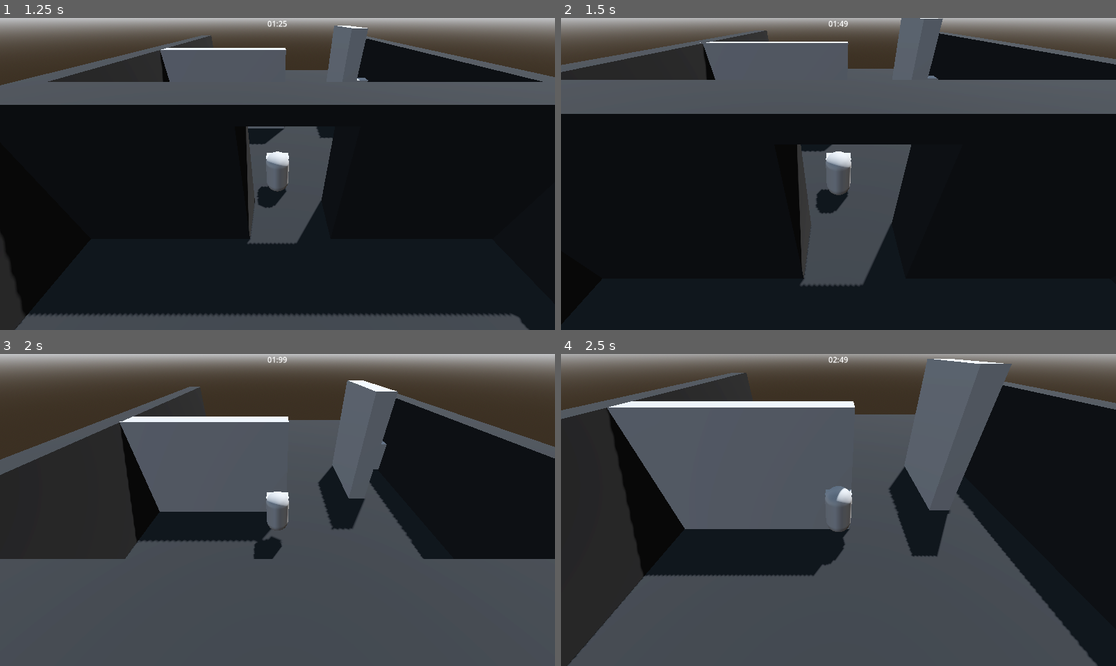
Above: before the commit, frames 1-4 (two rows, left to right).
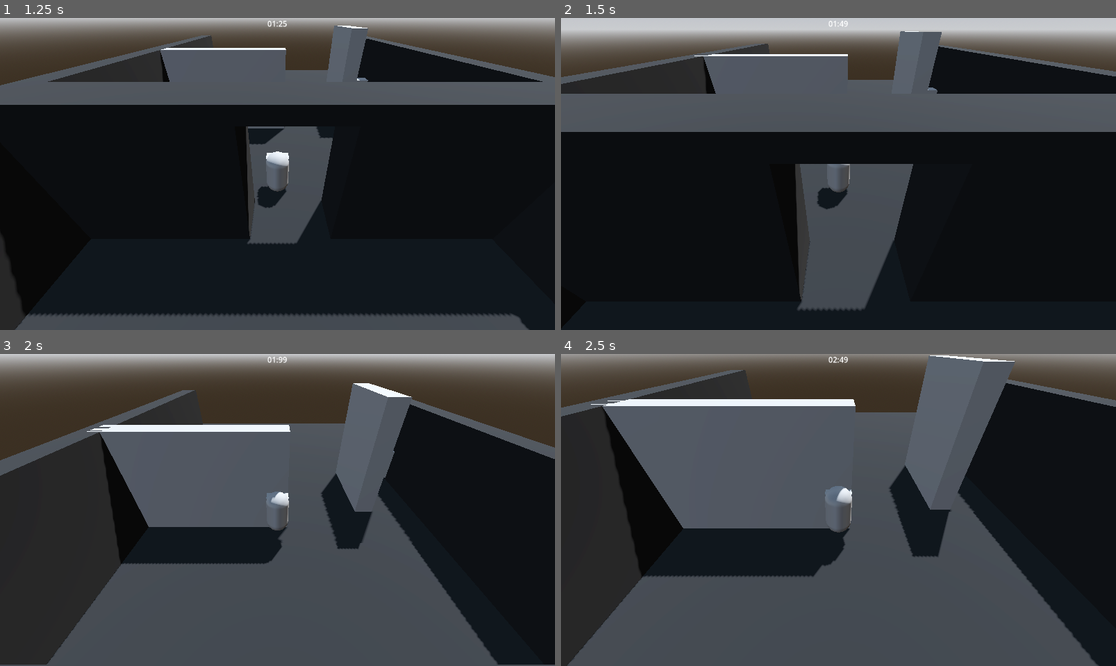
Above: after the commit, the same moments.

Repository: Luis-Blash/speed_attack
Game: Godot game, scene res://levels/level01/main.tscn
The game is run twice, just before and just after one commit, with the same random seed, the same clock (stepped at 60 frames per second) and the same inputs. Before the commit the project starts from res://main.tscn.
Inputs (mouse positions are in pixels of both pictures, inside the frame that each line leads up to):
- Up to frame 1 (1.25 s): move the mouse to (305, 174) at 0.52 s; hold Up (move_up) from 0.53 s (still down); tap Space (jump) at 0.6, 0.77, 1.07 s
- Up to frame 2 (1.5 s): keep holding Up (move_up); move the mouse to (810, 174) at 1.27 s; tap G (attack_1) at 1.35 s
- Up to frame 3 (2 s): keep holding Up (move_up); tap Space (jump) at 1.52, 1.55, 1.82 s
- Up to frame 4 (2.5 s): keep holding Up (move_up); move the mouse to (849, 503) at 2.02 s; tap Shift (dash) at 2.1 s; tap Space (jump) at 2.3 s

Frame 1 is identical in both runs. In frame 2, 24% of the frame differs, in the area x 0-100%, y 0-94%; in frame 3, 19%; in frame 4, 2.8%.

Commit message:
move to files

Diff:
--- /dev/null
+++ b/entities/enemy/enemy.tscn
@@ -0,0 +1,56 @@
+[gd_scene format=3 uid="uid://cebf0q6b144vl"]
+
+[ext_resource type="Script" uid="uid://cn0tdoaet381v" path="res://entities/enemy/enemy.gd" id="1_ksmh7"]
+
+[sub_resource type="CapsuleShape3D" id="CapsuleShape3D_0xm2m"]
+
+[sub_resource type="StandardMaterial3D" id="StandardMaterial3D_0xm2m"]
+albedo_color = Color(0.8283502, 0.10899695, 0.1412035, 1)
+
+[sub_resource type="CapsuleMesh" id="CapsuleMesh_7dm0k"]
+
+[sub_resource type="StandardMaterial3D" id="StandardMaterial3D_h2yge"]
+albedo_color = Color(0.7504365, 0.21343419, 0.10951956, 1)
+
+[sub_resource type="BoxMesh" id="BoxMesh_ig7tw"]
+
+[sub_resource type="SphereShape3D" id="SphereShape3D_0xm2m"]
+radius = 5.029
+
+[sub_resource type="SphereShape3D" id="SphereShape3D_h2yge"]
+radius = 1.0
+
+[node name="Enemy" type="CharacterBody3D" unique_id=1678059731 groups=["enemy"]]
+script = ExtResource("1_ksmh7")
+
+[node name="CapsuleShape3D" type="CollisionShape3D" parent="." unique_id=970160562]
+shape = SubResource("CapsuleShape3D_0xm2m")
+
+[node name="CapsuleMesh" type="MeshInstance3D" parent="." unique_id=1841351332]
+material_overlay = SubResource("StandardMaterial3D_0xm2m")
+mesh = SubResource("CapsuleMesh_7dm0k")
+
+[node name="MeshInstance3D" type="MeshInstance3D" parent="CapsuleMesh" unique_id=1055105107]
+transform = Transform3D(1, 0, 0, 0, 0.5, 0, 0, 0, 0.5, 0, 0.36574686, -0.3936116)
+material_overlay = SubResource("StandardMaterial3D_h2yge")
+mesh = SubResource("BoxMesh_ig7tw")
+
+[node name="RayCast3D" type="RayCast3D" parent="." unique_id=527751510]
+target_position = Vector3(0, 0, -6)
+
+[node name="VisionArea" type="Area3D" parent="." unique_id=52970720]
+transform = Transform3D(1, 0, 0, 0, 1, 0, 0, 0, 1, 0, 0, -3)
+collision_layer = 0
+
+[node name="CollisionShape3D" type="CollisionShape3D" parent="VisionArea" unique_id=1948553250]
+transform = Transform3D(1, 0, 0, 0, 1, 0, 0, 0, 1, 0, 0, -1.6487865)
+shape = SubResource("SphereShape3D_0xm2m")
+
+[node name="AttackArea" type="Area3D" parent="." unique_id=1813162914]
+transform = Transform3D(1, 0, 0, 0, 1, 0, 0, 0, 1, 0, 0, -1.1954556)
+collision_layer = 0
+
+[node name="CollisionShape3D" type="CollisionShape3D" parent="AttackArea" unique_id=1780239666]
+transform = Transform3D(1, 0, 0, 0, 1, 0, 0, 0, 1, 0, 0, -0.12767792)
+shape = SubResource("SphereShape3D_h2yge")
+debug_color = Color(0.95130855, 0.22093806, 0.06852095, 0.41960785)
--- a/player.gd
+++ b/entities/player/player.gd
@@ -138,8 +138,6 @@
 		current_state = State.IDLE
 
 func _state_attack(delta: float) -> void:
-	velocity.x = 0
-	velocity.z = 0
 	attack_timer -= delta
 	if attack_timer <= 0.0:
 		attack_area.monitoring = false
--- /dev/null
+++ b/entities/player/player.tscn
@@ -0,0 +1,37 @@
+[gd_scene format=3 uid="uid://cg6tsm77q2gv8"]
+
+[ext_resource type="Script" uid="uid://cg7l0k4p70v2a" path="res://entities/player/player.gd" id="1_abrql"]
+
+[sub_resource type="CapsuleShape3D" id="CapsuleShape3D_7dm0k"]
+
+[sub_resource type="CapsuleMesh" id="CapsuleMesh_7dm0k"]
+
+[sub_resource type="BoxMesh" id="BoxMesh_ig7tw"]
+
+[sub_resource type="BoxShape3D" id="BoxShape3D_h2yge"]
+
+[sub_resource type="SphereShape3D" id="SphereShape3D_1bvp3"]
+radius = 0.6
+
+[node name="Player" type="CharacterBody3D" unique_id=1066801161 groups=["player"]]
+script = ExtResource("1_abrql")
+
+[node name="CollisionShape3D" type="CollisionShape3D" parent="." unique_id=2126156897]
+shape = SubResource("CapsuleShape3D_7dm0k")
+
+[node name="MeshInstance3D" type="MeshInstance3D" parent="." unique_id=1537585645]
+mesh = SubResource("CapsuleMesh_7dm0k")
+
+[node name="MeshInstance3D" type="MeshInstance3D" parent="MeshInstance3D" unique_id=1416391884]
+transform = Transform3D(1, 0, 0, 0, 0.5, 0, 0, 0, 0.5, 0, 0.36574686, -0.3936116)
+mesh = SubResource("BoxMesh_ig7tw")
+
+[node name="AttackArea" type="Area3D" parent="." unique_id=1752152791]
+transform = Transform3D(1, 0, 0, 0, 1, 0, 0, 0, 1, 0, 0, -1.0378367)
+monitoring = false
+
+[node name="CollisionShape3D" type="CollisionShape3D" parent="AttackArea" unique_id=2073783958]
+shape = SubResource("BoxShape3D_h2yge")
+
+[node name="ShapeCast3D" type="ShapeCast3D" parent="." unique_id=1233441116]
+shape = SubResource("SphereShape3D_1bvp3")
--- a/shuriken.tscn
+++ b/entities/shuriken/shuriken.tscn
@@ -1,6 +1,6 @@
 [gd_scene format=3 uid="uid://cnowqwynmeine"]
 
-[ext_resource type="Script" uid="uid://dpvscne4xjaho" path="res://shuriken.gd" id="1_foqx7"]
+[ext_resource type="Script" uid="uid://dpvscne4xjaho" path="res://entities/shuriken/shuriken.gd" id="1_foqx7"]
 
 [sub_resource type="SphereShape3D" id="SphereShape3D_bd2gl"]
 radius = 0.15
--- /dev/null
+++ b/levels/level01/main.tscn
@@ -0,0 +1,106 @@
+[gd_scene format=3 uid="uid://bnbrlwurhbnw2"]
+
+[ext_resource type="Script" uid="uid://u5vklosxo5ig" path="res://levels/level01/main.gd" id="1_pc1ii"]
+[ext_resource type="Script" uid="uid://dl44ir6fhdt7a" path="res://global/camera.gd" id="2_gv8vq"]
+[ext_resource type="PackedScene" uid="uid://cg6tsm77q2gv8" path="res://entities/player/player.tscn" id="3_e4yrb"]
+[ext_resource type="PackedScene" uid="uid://cnowqwynmeine" path="res://entities/shuriken/shuriken.tscn" id="4_efjqo"]
+[ext_resource type="PackedScene" uid="uid://cebf0q6b144vl" path="res://entities/enemy/enemy.tscn" id="4_pc1ii"]
+[ext_resource type="PackedScene" uid="uid://cjbe6fkxmbrnb" path="res://ui/hud.tscn" id="6_a416o"]
+[ext_resource type="PackedScene" uid="uid://gnf3364qafqa" path="res://ui/result.tscn" id="7_efjqo"]
+
+[sub_resource type="ProceduralSkyMaterial" id="ProceduralSkyMaterial_7dm0k"]
+sky_horizon_color = Color(0.66224277, 0.6717428, 0.6867428, 1)
+ground_horizon_color = Color(0.66224277, 0.6717428, 0.6867428, 1)
+
+[sub_resource type="Sky" id="Sky_ig7tw"]
+sky_material = SubResource("ProceduralSkyMaterial_7dm0k")
+
+[sub_resource type="Environment" id="Environment_0xm2m"]
+background_mode = 2
+sky = SubResource("Sky_ig7tw")
+tonemap_mode = 2
+glow_enabled = true
+
+[sub_resource type="StandardMaterial3D" id="StandardMaterial3D_lquwl"]
+albedo_color = Color(0.1148968, 0.11489681, 0.1148968, 1)
+
+[node name="Main" type="Node3D" unique_id=931613299]
+script = ExtResource("1_pc1ii")
+
+[node name="Camera3D" type="Camera3D" parent="." unique_id=1429655221 node_paths=PackedStringArray("target")]
+transform = Transform3D(1, 0, 0, 0, 0.7660445, 0.64278764, 0, -0.64278764, 0.7660445, 0, 6.5877323, 5.2479343)
+script = ExtResource("2_gv8vq")
+target = NodePath("../Player")
+
+[node name="OcclusionRay" type="RayCast3D" parent="Camera3D" unique_id=1466818898]
+target_position = Vector3(0, 0, 1)
+
+[node name="WorldEnvironment" type="WorldEnvironment" parent="." unique_id=1824695453]
+environment = SubResource("Environment_0xm2m")
+
+[node name="DirectionalLight3D" type="DirectionalLight3D" parent="." unique_id=769960712]
+transform = Transform3D(-0.8660254, -0.43301278, 0.25, 0, 0.49999997, 0.86602545, -0.50000006, 0.75, -0.43301266, 0, 0, 0)
+shadow_enabled = true
+
+[node name="SpawnPoint" type="Marker3D" parent="." unique_id=236439115]
+
+[node name="nivel1" type="CSGCombiner3D" parent="." unique_id=994892580 groups=["wall"]]
+transform = Transform3D(1, 0, 0, 0, 1, 0, 0, 0, 1, 0, -2, 0)
+material_overlay = SubResource("StandardMaterial3D_lquwl")
+use_collision = true
+
+[node name="piso" type="CSGBox3D" parent="nivel1" unique_id=2040151556]
+transform = Transform3D(30, 0, 0, 0, 1, 0, 0, 0, 30, 0, 0, -17.904766)
+use_collision = true
+
+[node name="CSGBox3D2" type="CSGBox3D" parent="nivel1" unique_id=2092035016]
+transform = Transform3D(1, 0, 0, 0, 1, 0, 0, 0, 1, -7.460037, 2.5, -10.462902)
+size = Vector3(1, 6, 27)
+
+[node name="CSGBox3D3" type="CSGBox3D" parent="nivel1" unique_id=400273742 groups=["wall_occlusion"]]
+transform = Transform3D(1, 0, 0, 0, 1, 0, 0, 0, 1, 0.47790718, 2.5, -3.6698642)
+size = Vector3(16, 6, 2)
+
+[node name="CSGBox3D" type="CSGBox3D" parent="nivel1/CSGBox3D3" unique_id=1138358872]
+operation = 2
+size = Vector3(3, 5, 3)
+
+[node name="CSGBox3D5" type="CSGBox3D" parent="nivel1" unique_id=541826821 groups=["wall_occlusion"]]
+transform = Transform3D(1, 0, 0, 0, 1, 0, 0, 0, 1, 0.39869595, 2.5, 3.3171353)
+size = Vector3(17, 6, 1)
+
+[node name="CSGBox3D7" type="CSGBox3D" parent="nivel1" unique_id=1014380776]
+size = Vector3(16, 1, 6)
+
+[node name="CSGBox3D8" type="CSGBox3D" parent="nivel1" unique_id=1452367929]
+transform = Transform3D(1, 0, 0, 0, 1, 0, 0, 0, 1, 8.539963, 2.5, -10.462902)
+size = Vector3(1, 6, 27)
+
+[node name="wall" type="CSGCombiner3D" parent="." unique_id=1418998309 groups=["wall_jump"]]
+use_collision = true
+
+[node name="CSGBox3D4" type="CSGBox3D" parent="wall" unique_id=1157046329]
+transform = Transform3D(1, 0, 0, 0, 1, 0, 0, 0, 1, -3.5, 0.5, -12.6660385)
+size = Vector3(8, 6, 1)
+
+[node name="CSGBox3D6" type="CSGBox3D" parent="wall" unique_id=957611968]
+transform = Transform3D(1, 0, 0, 0, 1, 0, 0, 0, 1, 5.0903378, 1, -16.03645)
+size = Vector3(1, 7, 5)
+
+[node name="CSGBox3D9" type="CSGBox3D" parent="wall" unique_id=1459188900]
+transform = Transform3D(1, 0, 0, 0, 1, 0, 0, 0, 1, 9.046234, -0.39999998, -18)
+size = Vector3(8, 2, 1)
+
+[node name="Player" parent="." unique_id=1066801161 node_paths=PackedStringArray("spawn_point", "camera") instance=ExtResource("3_e4yrb")]
+spawn_point = NodePath("../SpawnPoint")
+camera = NodePath("../Camera3D")
+shuriken_scene = ExtResource("4_efjqo")
+
+[node name="Enemy" parent="." unique_id=1678059731 instance=ExtResource("4_pc1ii")]
+transform = Transform3D(1, 0, 0, 0, 1, 0, 0, 0, 1, 0, 0, -22.388931)
+
+[node name="CanvasLayer" type="CanvasLayer" parent="." unique_id=1963672047]
+
+[node name="VBoxContainer" parent="CanvasLayer" unique_id=226300287 instance=ExtResource("6_a416o")]
+
+[node name="Control" parent="CanvasLayer" unique_id=599128272 instance=ExtResource("7_efjqo")]
--- a/main.tscn
+++ /dev/null
@@ -1,237 +0,0 @@
-[gd_scene format=3 uid="uid://bnbrlwurhbnw2"]
-
-[ext_resource type="Script" uid="uid://dl44ir6fhdt7a" path="res://camera.gd" id="1_0xm2m"]
-[ext_resource type="Script" uid="uid://cg7l0k4p70v2a" path="res://player.gd" id="1_ig7tw"]
-[ext_resource type="Script" uid="uid://u5vklosxo5ig" path="res://main.gd" id="1_lquwl"]
-[ext_resource type="PackedScene" uid="uid://cnowqwynmeine" path="res://shuriken.tscn" id="3_1bvp3"]
-[ext_resource type="Script" uid="uid://cn0tdoaet381v" path="res://enemy.gd" id="3_h2yge"]
-
-[sub_resource type="ProceduralSkyMaterial" id="ProceduralSkyMaterial_7dm0k"]
-sky_horizon_color = Color(0.66224277, 0.6717428, 0.6867428, 1)
-ground_horizon_color = Color(0.66224277, 0.6717428, 0.6867428, 1)
-
-[sub_resource type="Sky" id="Sky_ig7tw"]
-sky_material = SubResource("ProceduralSkyMaterial_7dm0k")
-
-[sub_resource type="Environment" id="Environment_0xm2m"]
-background_mode = 2
-sky = SubResource("Sky_ig7tw")
-tonemap_mode = 2
-glow_enabled = true
-
-[sub_resource type="StandardMaterial3D" id="StandardMaterial3D_lquwl"]
-albedo_color = Color(0.1148968, 0.11489681, 0.1148968, 1)
-
-[sub_resource type="CapsuleShape3D" id="CapsuleShape3D_7dm0k"]
-
-[sub_resource type="CapsuleMesh" id="CapsuleMesh_7dm0k"]
-
-[sub_resource type="BoxMesh" id="BoxMesh_ig7tw"]
-
-[sub_resource type="BoxShape3D" id="BoxShape3D_h2yge"]
-
-[sub_resource type="SphereShape3D" id="SphereShape3D_1bvp3"]
-radius = 0.6
-
-[sub_resource type="CapsuleShape3D" id="CapsuleShape3D_0xm2m"]
-
-[sub_resource type="StandardMaterial3D" id="StandardMaterial3D_0xm2m"]
-albedo_color = Color(0.8283502, 0.10899695, 0.1412035, 1)
-
-[sub_resource type="StandardMaterial3D" id="StandardMaterial3D_h2yge"]
-albedo_color = Color(0.7504365, 0.21343419, 0.10951956, 1)
-
-[sub_resource type="SphereShape3D" id="SphereShape3D_0xm2m"]
-radius = 5.029
-
-[sub_resource type="SphereShape3D" id="SphereShape3D_h2yge"]
-radius = 1.0
-
-[node name="Main" type="Node3D" unique_id=931613299]
-script = ExtResource("1_lquwl")
-
-[node name="Camera3D" type="Camera3D" parent="." unique_id=1429655221 node_paths=PackedStringArray("target")]
-transform = Transform3D(1, 0, 0, 0, 0.7660445, 0.64278764, 0, -0.64278764, 0.7660445, 0, 6.5877323, 5.2479343)
-script = ExtResource("1_0xm2m")
-target = NodePath("../Player")
-
-[node name="WorldEnvironment" type="WorldEnvironment" parent="." unique_id=1824695453]
-environment = SubResource("Environment_0xm2m")
-
-[node name="DirectionalLight3D" type="DirectionalLight3D" parent="." unique_id=769960712]
-transform = Transform3D(-0.8660254, -0.43301278, 0.25, 0, 0.49999997, 0.86602545, -0.50000006, 0.75, -0.43301266, 0, 0, 0)
-shadow_enabled = true
-
-[node name="SpawnPoint" type="Marker3D" parent="." unique_id=236439115]
-
-[node name="nivel1" type="CSGCombiner3D" parent="." unique_id=994892580 groups=["wall"]]
-transform = Transform3D(1, 0, 0, 0, 1, 0, 0, 0, 1, 0, -2, 0)
-material_overlay = SubResource("StandardMaterial3D_lquwl")
-use_collision = true
-
-[node name="CSGBox3D" type="CSGBox3D" parent="nivel1" unique_id=2040151556]
-transform = Transform3D(30, 0, 0, 0, 1, 0, 0, 0, 30, 0, 0, -17.904766)
-use_collision = true
-
-[node name="CSGBox3D2" type="CSGBox3D" parent="nivel1" unique_id=2092035016]
-transform = Transform3D(1, 0, 0, 0, 1, 0, 0, 0, 1, -7.460037, 2.5, -10.462902)
-size = Vector3(1, 6, 27)
-
-[node name="CSGBox3D3" type="CSGBox3D" parent="nivel1" unique_id=400273742]
-transform = Transform3D(1, 0, 0, 0, 1, 0, 0, 0, 1, 0.47790718, 2.5, -3.6698642)
-size = Vector3(16, 6, 2)
-
-[node name="CSGBox3D" type="CSGBox3D" parent="nivel1/CSGBox3D3" unique_id=1138358872]
-operation = 2
-size = Vector3(3, 5, 3)
-
-[node name="CSGBox3D5" type="CSGBox3D" parent="nivel1" unique_id=541826821]
-transform = Transform3D(1, 0, 0, 0, 1, 0, 0, 0, 1, 0.39869595, 2.5, 3.3171353)
-size = Vector3(17, 6, 1)
-
-[node name="CSGBox3D7" type="CSGBox3D" parent="nivel1" unique_id=1014380776]
-size = Vector3(16, 1, 6)
-
-[node name="CSGBox3D8" type="CSGBox3D" parent="nivel1" unique_id=1452367929]
-transform = Transform3D(1, 0, 0, 0, 1, 0, 0, 0, 1, 8.539963, 2.5, -10.462902)
-size = Vector3(1, 6, 27)
-
-[node name="wall" type="CSGCombiner3D" parent="." unique_id=1418998309 groups=["wall_jump"]]
-use_collision = true
-
-[node name="CSGBox3D4" type="CSGBox3D" parent="wall" unique_id=1157046329]
-transform = Transform3D(1, 0, 0, 0, 1, 0, 0, 0, 1, -3.5, 0.5, -12.6660385)
-size = Vector3(8, 6, 1)
-
-[node name="CSGBox3D6" type="CSGBox3D" parent="wall" unique_id=957611968]
-transform = Transform3D(1, 0, 0, 0, 1, 0, 0, 0, 1, 5.0903378, 1, -16.03645)
-size = Vector3(1, 7, 5)
-
-[node name="CSGBox3D9" type="CSGBox3D" parent="wall" unique_id=1459188900]
-transform = Transform3D(1, 0, 0, 0, 1, 0, 0, 0, 1, 9.046234, -0.39999998, -18)
-size = Vector3(8, 2, 1)
-
-[node name="Player" type="CharacterBody3D" parent="." unique_id=1040943630 node_paths=PackedStringArray("spawn_point", "camera") groups=["player"]]
-transform = Transform3D(1, 0, 0, 0, 1, 0, 0, 0, 1, 2.721612, 0, -14.640743)
-script = ExtResource("1_ig7tw")
-spawn_point = NodePath("../SpawnPoint")
-camera = NodePath("../Camera3D")
-shuriken_scene = ExtResource("3_1bvp3")
-
-[node name="CollisionShape3D" type="CollisionShape3D" parent="Player" unique_id=1812737495]
-shape = SubResource("CapsuleShape3D_7dm0k")
-
-[node name="MeshInstance3D" type="MeshInstance3D" parent="Player" unique_id=1752652950]
-mesh = SubResource("CapsuleMesh_7dm0k")
-
-[node name="MeshInstance3D" type="MeshInstance3D" parent="Player/MeshInstance3D" unique_id=1702108708]
-transform = Transform3D(1, 0, 0, 0, 0.5, 0, 0, 0, 0.5, 0, 0.36574686, -0.3936116)
-mesh = SubResource("BoxMesh_ig7tw")
-
-[node name="AttackArea" type="Area3D" parent="Player" unique_id=1409621854]
-transform = Transform3D(1, 0, 0, 0, 1, 0, 0, 0, 1, 0, 0, -1.0378367)
-monitoring = false
-
-[node name="CollisionShape3D" type="CollisionShape3D" parent="Player/AttackArea" unique_id=159826849]
-shape = SubResource("BoxShape3D_h2yge")
-
-[node name="ShapeCast3D" type="ShapeCast3D" parent="Player" unique_id=773697185]
-shape = SubResource("SphereShape3D_1bvp3")
-
-[node name="Enemy" type="CharacterBody3D" parent="." unique_id=1275947369 groups=["enemy"]]
-transform = Transform3D(1, 0, 0, 0, 1, 0, 0, 0, 1, 0, 0, -22.388931)
-script = ExtResource("3_h2yge")
-
-[node name="CapsuleShape3D" type="CollisionShape3D" parent="Enemy" unique_id=1605299315]
-shape = SubResource("CapsuleShape3D_0xm2m")
-
-[node name="CapsuleMesh" type="MeshInstance3D" parent="Enemy" unique_id=1710911497]
-material_overlay = SubResource("StandardMaterial3D_0xm2m")
-mesh = SubResource("CapsuleMesh_7dm0k")
-
-[node name="MeshInstance3D" type="MeshInstance3D" parent="Enemy/CapsuleMesh" unique_id=1794974696]
-transform = Transform3D(1, 0, 0, 0, 0.5, 0, 0, 0, 0.5, 0, 0.36574686, -0.3936116)
-material_overlay = SubResource("StandardMaterial3D_h2yge")
-mesh = SubResource("BoxMesh_ig7tw")
-
-[node name="RayCast3D" type="RayCast3D" parent="Enemy" unique_id=1803215551]
-target_position = Vector3(0, 0, -6)
-
-[node name="VisionArea" type="Area3D" parent="Enemy" unique_id=147190357]
-transform = Transform3D(1, 0, 0, 0, 1, 0, 0, 0, 1, 0, 0, -3)
-collision_layer = 0
-
-[node name="CollisionShape3D" type="CollisionShape3D" parent="Enemy/VisionArea" unique_id=789490967]
-transform = Transform3D(1, 0, 0, 0, 1, 0, 0, 0, 1, 0, 0, -1.6487865)
-shape = SubResource("SphereShape3D_0xm2m")
-
-[node name="AttackArea" type="Area3D" parent="Enemy" unique_id=1590404614]
-transform = Transform3D(1, 0, 0, 0, 1, 0, 0, 0, 1, 0, 0, -1.1954556)
-collision_layer = 0
-
-[node name="CollisionShape3D" type="CollisionShape3D" parent="Enemy/AttackArea" unique_id=663202484]
-transform = Transform3D(1, 0, 0, 0, 1, 0, 0, 0, 1, 0, 0, -0.12767792)
-shape = SubResource("SphereShape3D_h2yge")
-debug_color = Color(0.95130855, 0.22093806, 0.06852095, 0.41960785)
-
-[node name="CanvasLayer" type="CanvasLayer" parent="." unique_id=1963672047]
-
-[node name="VBoxContainer" type="VBoxContainer" parent="CanvasLayer" unique_id=1270961803]
-anchors_preset = 5
-anchor_left = 0.5
-anchor_right = 0.5
-offset_left = -22.5
-offset_right = 22.5
-offset_bottom = 23.0
-grow_horizontal = 2
-size_flags_horizontal = 4
-size_flags_vertical = 4
-
-[node name="TimerLabel" type="Label" parent="CanvasLayer/VBoxContainer" unique_id=1265300897]
-layout_mode = 2
-size_flags_horizontal = 4
-text = "Timer"
-
-[node name="Control" type="Control" parent="CanvasLayer" unique_id=1237676653]
-layout_mode = 3
-anchors_preset = 15
-anchor_right = 1.0
-anchor_bottom = 1.0
-grow_horizontal = 2
-grow_vertical = 2
-
-[node name="ColorRect" type="ColorRect" parent="CanvasLayer/Control" unique_id=197104876]
-visible = false
-layout_mode = 1
-anchors_preset = 15
-anchor_right = 1.0
-anchor_bottom = 1.0
-grow_horizontal = 2
-grow_vertical = 2
-color = Color(0.2784314, 0.2784314, 0.2784314, 0.57254905)
-
-[node name="VBoxContainer" type="VBoxContainer" parent="CanvasLayer/Control/ColorRect" unique_id=1014779906]
-layout_mode = 1
-anchors_preset = 8
-anchor_left = 0.5
-anchor_top = 0.5
-anchor_right = 0.5
-anchor_bottom = 0.5
-offset_left = -27.5
-offset_top = -42.5
-offset_right = 27.5
-offset_bottom = 42.5
-grow_horizontal = 2
-grow_vertical = 2
-
-[node name="TimeLabel" type="Label" parent="CanvasLayer/Control/ColorRect/VBoxContainer" unique_id=1441964137]
-layout_mode = 2
-text = "Time"
-
-[node name="RankLabel" type="Label" parent="CanvasLayer/Control/ColorRect/VBoxContainer" unique_id=760492256]
-layout_mode = 2
-text = "Time"
-
-[node name="RetryButton" type="Button" parent="CanvasLayer/Control/ColorRect/VBoxContainer" unique_id=1759668421]
-layout_mode = 2
-text = "Boton"
--- a/project.godot
+++ b/project.godot
@@ -19,12 +19,25 @@
 
 GameManager="*uid://c6pyqd4o26fvg"
 
+[file_customization]
+
+folder_colors={
+"res://entities/": "blue",
+"res://entities/enemy/": "red",
+"res://entities/player/": "green",
+"res://entities/shuriken/": "teal",
+"res://global/": "orange",
+"res://levels/": "yellow",
+"res://ui/": "pink"
+}
+
 [global_group]
 
 player=""
 enemy=""
 wall=""
 wall_jump=""
+wall_occlusion=""
 
 [input]
 
--- /dev/null
+++ b/ui/hud.tscn
@@ -0,0 +1,17 @@
+[gd_scene format=3 uid="uid://cjbe6fkxmbrnb"]
+
+[node name="VBoxContainer" type="VBoxContainer" unique_id=226300287]
+anchors_preset = 5
+anchor_left = 0.5
+anchor_right = 0.5
+offset_left = -22.5
+offset_right = 22.5
+offset_bottom = 23.0
+grow_horizontal = 2
+size_flags_horizontal = 4
+size_flags_vertical = 4
+
+[node name="TimerLabel" type="Label" parent="." unique_id=1003320721]
+layout_mode = 2
+size_flags_horizontal = 4
+text = "Timer"
--- /dev/null
+++ b/ui/result.tscn
@@ -0,0 +1,45 @@
+[gd_scene format=3 uid="uid://gnf3364qafqa"]
+
+[node name="Control" type="Control" unique_id=599128272]
+layout_mode = 3
+anchors_preset = 15
+anchor_right = 1.0
+anchor_bottom = 1.0
+grow_horizontal = 2
+grow_vertical = 2
+
+[node name="ColorRect" type="ColorRect" parent="." unique_id=716877191]
+visible = false
+layout_mode = 1
+anchors_preset = 15
+anchor_right = 1.0
+anchor_bottom = 1.0
+grow_horizontal = 2
+grow_vertical = 2
+color = Color(0.2784314, 0.2784314, 0.2784314, 0.57254905)
+
+[node name="VBoxContainer" type="VBoxContainer" parent="ColorRect" unique_id=170539782]
+layout_mode = 1
+anchors_preset = 8
+anchor_left = 0.5
+anchor_top = 0.5
+anchor_right = 0.5
+anchor_bottom = 0.5
+offset_left = -27.5
+offset_top = -42.5
+offset_right = 27.5
+offset_bottom = 42.5
+grow_horizontal = 2
+grow_vertical = 2
+
+[node name="TimeLabel" type="Label" parent="ColorRect/VBoxContainer" unique_id=71541483]
+layout_mode = 2
+text = "Time"
+
+[node name="RankLabel" type="Label" parent="ColorRect/VBoxContainer" unique_id=1324069735]
+layout_mode = 2
+text = "Time"
+
+[node name="RetryButton" type="Button" parent="ColorRect/VBoxContainer" unique_id=618543664]
+layout_mode = 2
+text = "Reiniciar"
Renamed: enemy.gd -> entities/enemy/enemy.gd
Renamed: enemy.gd.uid -> entities/enemy/enemy.gd.uid
Renamed: player.gd.uid -> entities/player/player.gd.uid
Renamed: shuriken.gd -> entities/shuriken/shuriken.gd
Renamed: shuriken.gd.uid -> entities/shuriken/shuriken.gd.uid
Renamed: camera.gd -> global/camera.gd
Renamed: camera.gd.uid -> global/camera.gd.uid
Renamed: game_manager.gd -> global/game_manager.gd
Renamed: game_manager.gd.uid -> global/game_manager.gd.uid
Renamed: main.gd -> levels/level01/main.gd
Renamed: main.gd.uid -> levels/level01/main.gd.uid
